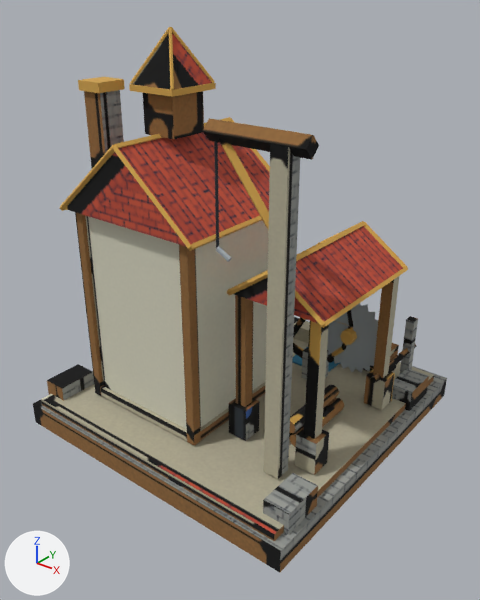
One commit to the FBX model client/Assets/Resources/Models/City3D/Sawmill_3.fbx: the scene before it, then after it.
Camera for both pictures: a 50 mm lens placed at (1.171, -1.498, 1.335), pointed at (0.031, -0.073, 0.452). The axes (+X, +Y, +Z) are drawn at lower left. The lights are the same throughout. The first picture is the older version. Where no turn or scale is listed for an object, it has been applied to the vertices. Vertices at exactly the same position are counted once.

In view in the first picture: 'Sawmill_3'.
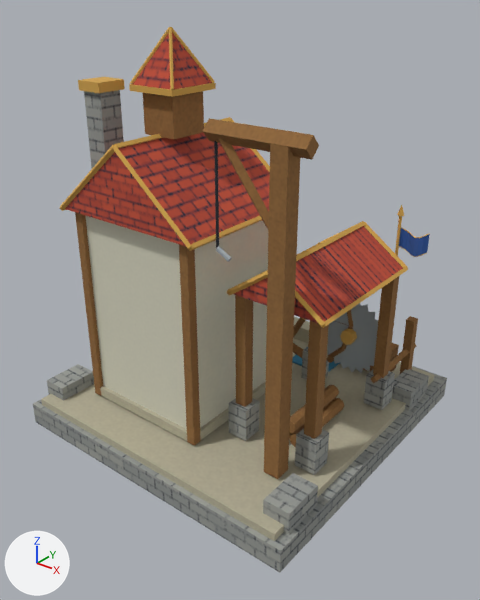
Location of each change, [x1, y1, x2, y2] in pixels of the pictures (480 x 600 px):
'FlagCloth_00', added (blue)
    after: [399, 227, 430, 257]
part 1 of me_sawmill_3_mesh, added
    after: [395, 216, 402, 256]
part 2 of me_sawmill_3_mesh, added
    after: [397, 205, 404, 216]
part 3 of me_sawmill_3_mesh, surface changed
    both: [33, 33, 447, 572]

The change in detail:
me_sawmill_3_mesh is used by ob_sawmill_3; location (0.0, 0.0, 0.0).
Verts and faces of me_sawmill_3_mesh; kept vertices keep their numbers, new ones are numbered from 1236.
me_sawmill_3_mesh had 1236 vertices, 1910 faces and spanned x -0.5..0.5, y -0.5..0.5, z 0.0..1.22.
me_sawmill_3_mesh now has 1253 vertices, 1936 faces and spans x -0.5..0.5, y -0.5..0.5, z 0.0..1.22.
me_sawmill_3_mesh part 1: a new loose piece, a 6-sided cylinder along z spanning x 0.3661..0.3739, y 0.2555..0.2645, z 0.5056..0.7057, in mat_sawmill_3_matte (picture img_sawmill_3_albedo_png).
Part 2, on me_sawmill_3_mesh:
New vertex 1236 is at (0.37, 0.272, 0.705).
New vertex 1237 is at (0.382, 0.26, 0.705), pixel (404, 216).
New vertex 1238 is at (0.37, 0.248, 0.705), pixel (398, 216).
New vertex 1239 is at (0.358, 0.26, 0.705), pixel (396, 214).
New vertex 1240 is at (0.37, 0.26, 0.738), pixel (401, 204).
New faces: (1236, 1240, 1237), (1237, 1240, 1238), (1236, 1237, 1239), (1238, 1240, 1239), (1236, 1239, 1240), (1237, 1238, 1239).
me_sawmill_3_mesh part 3: 1047 kept faces spanning x -0.5..0.5, y -0.5..0.5, z 0.0..1.217 get new texture (UV) coordinates.
Mesh me_sawmill_3_mesh_001 is new.
It has 164 vertices, 260 faces and spans x 0.369..0.466, y 0.2454..0.2746, z 0.5902..0.6705.
It uses material mat_sawmill_3_matte (picture img_sawmill_3_albedo_png).
Object 'FlagCloth_00' (ob_flagcloth_00) is new; it shows me_sawmill_3_mesh_001.
Its location is (0.0, 0.0, 0.0).
